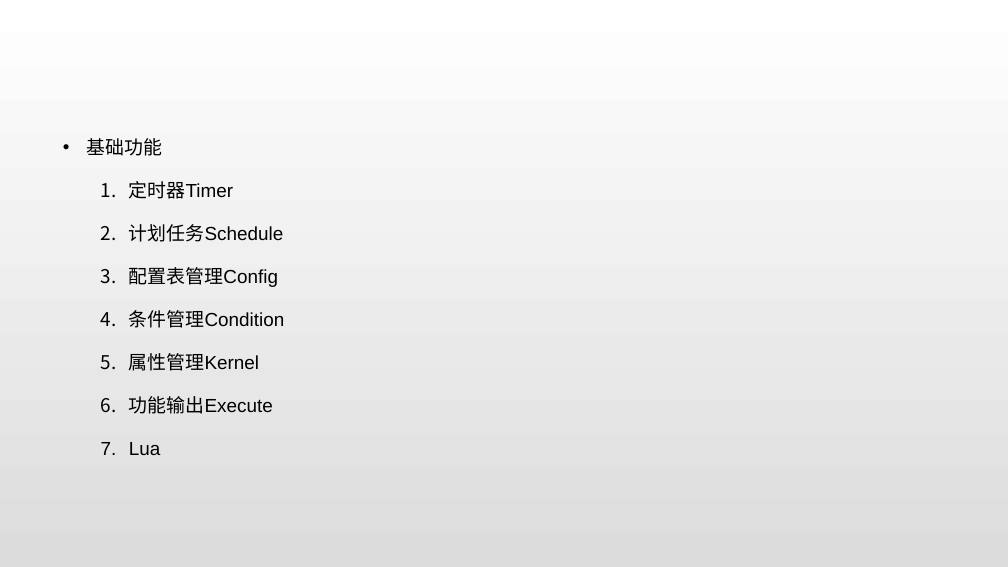
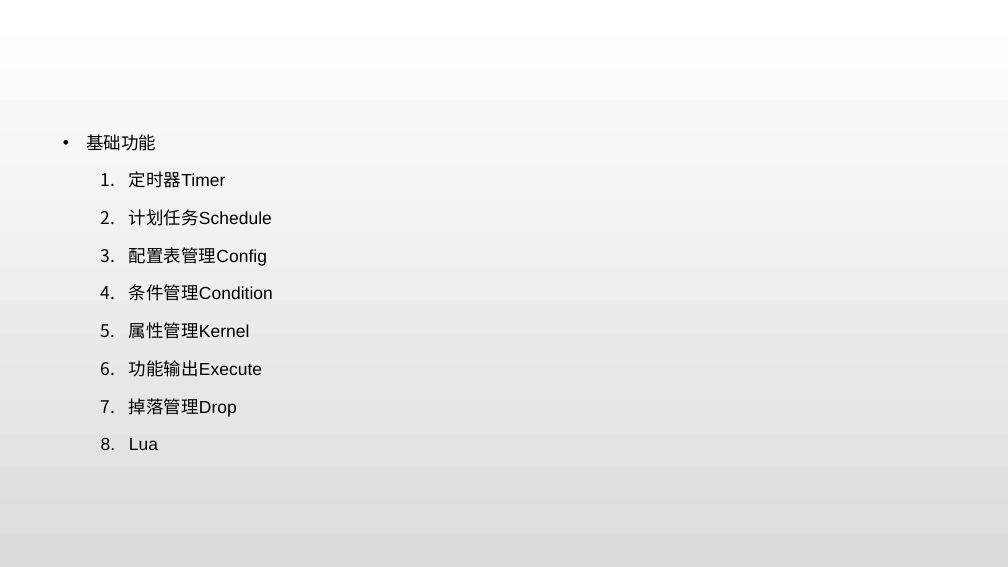
Before and after one commit to lori227/KFrame, a slide deck: slide 18 of _doc/KFrame.pptx (slide 16 before the commit). Drawn at 1008x567 pixels with LibreOffice and Linux fonts; fonts in the diff are those of the drawing. Boxes give left, top, right and bottom in pixels: in the first picture for what was removed or moved away, otherwise in the second. Text is boxed around its words. In the diff, an @@ line names an element or a change of style, - is before the commit and + after.

```diff
--- a/_doc/KFrame.pptx
+++ b/_doc/KFrame.pptx
@@ text at [86, 134, 273, 450]: size 18 to 16.6 pt; line spacing 1.9 to 1.8 @@
@@ text at [129, 398, 237, 417]: paragraph added @@
+  7. 掉落管理Drop
```
Also in this commit, not shown: 2 other slides changed, 2 slides added, 3 other files.
